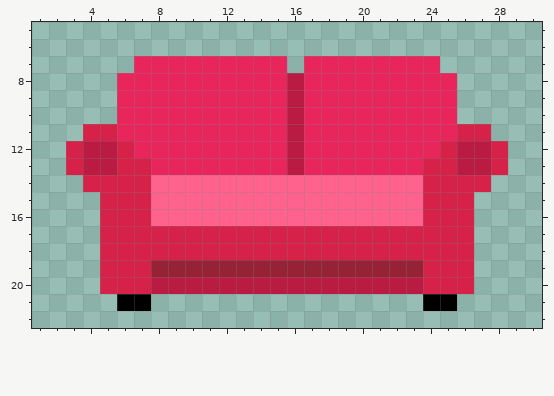
Edited in one commit: pixel-art sprite (traits/heads/head-sofa.png). This is how it looked before the edit.
The file is 32x32 pixels. Shown: x 1..30, y 5..22.
After:
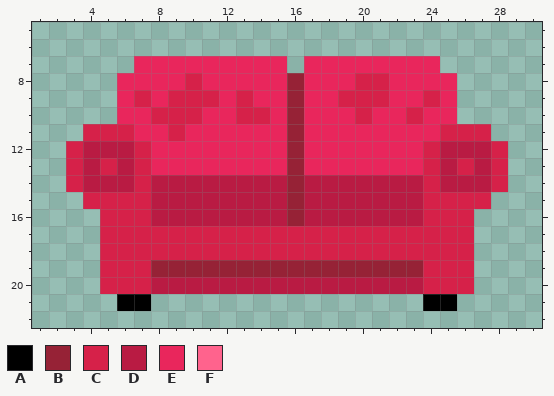
Palette (. is transparent): A #000000  B #962236  C #d62149  D #b91b43  E #e9265c  F #ff638d
Author's note on the commit: stained couch
Change:
Colour B replaces colour D in rows 8 to 13 at x 16.
Colour B replaces colour F in rows 14 to 16 at x 16.
Colour C is added in row 14 at x 3 and 28; in row 15 at x 4 and 27.
Colour C replaces colour D in row 13 at x 5 and 26.
Colour C replaces colour E in row 8 at x 10 and 20 to 21; in row 9 at x 7, 9 to 11, 13, 19 to 21 and 24; in row 10 at x 8 to 10, 13 to 14, 20 and 23; in row 11 at x 6, 9 and 25; in row 12 at x 7 and 24.
Colour D replaces colour C in rows 12 to 13 at x 6 and 25; in row 14 at x 4 to 6 and 25 to 27.
Colour D replaces colour F in rows 14 to 16 at x 8 to 15 and 17 to 23.
Pixel boxes of the changes (left, top, right, bottom) in both pictures:
changed: (66, 73, 508, 226)
